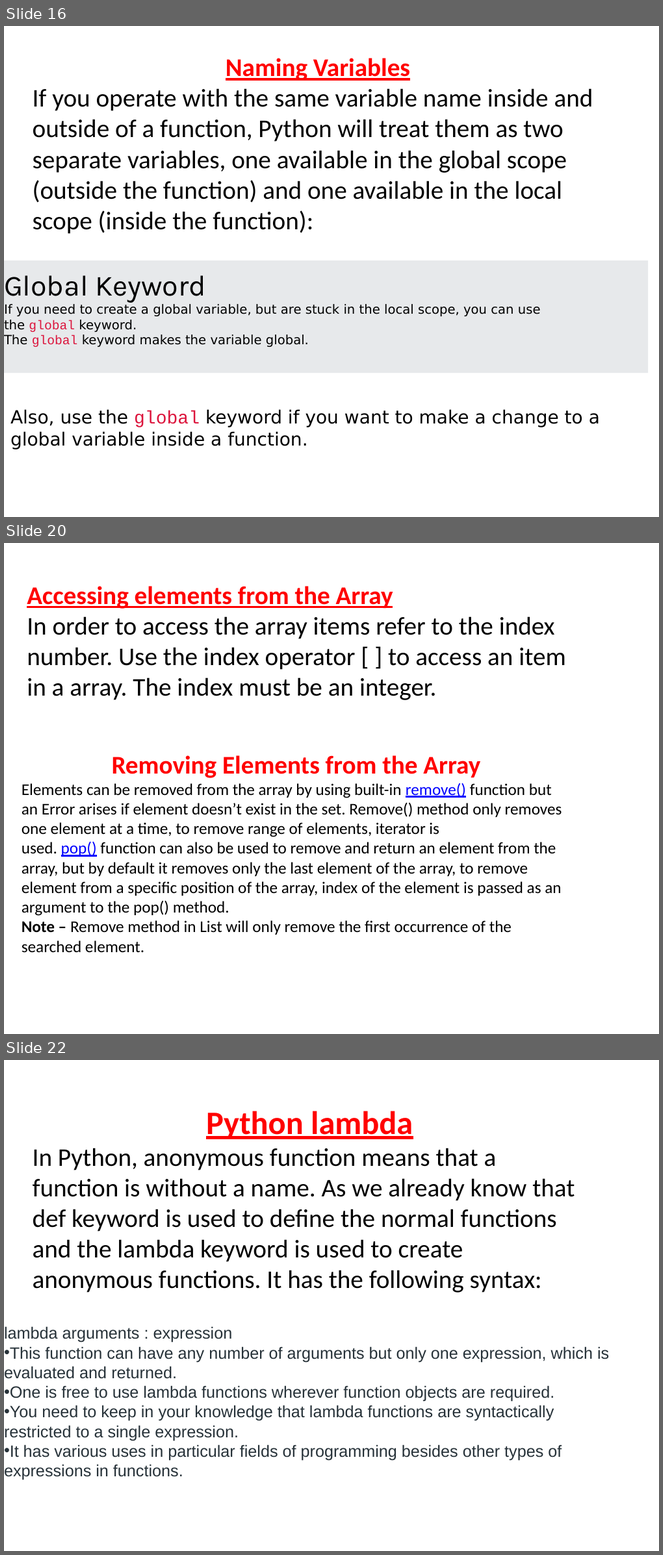
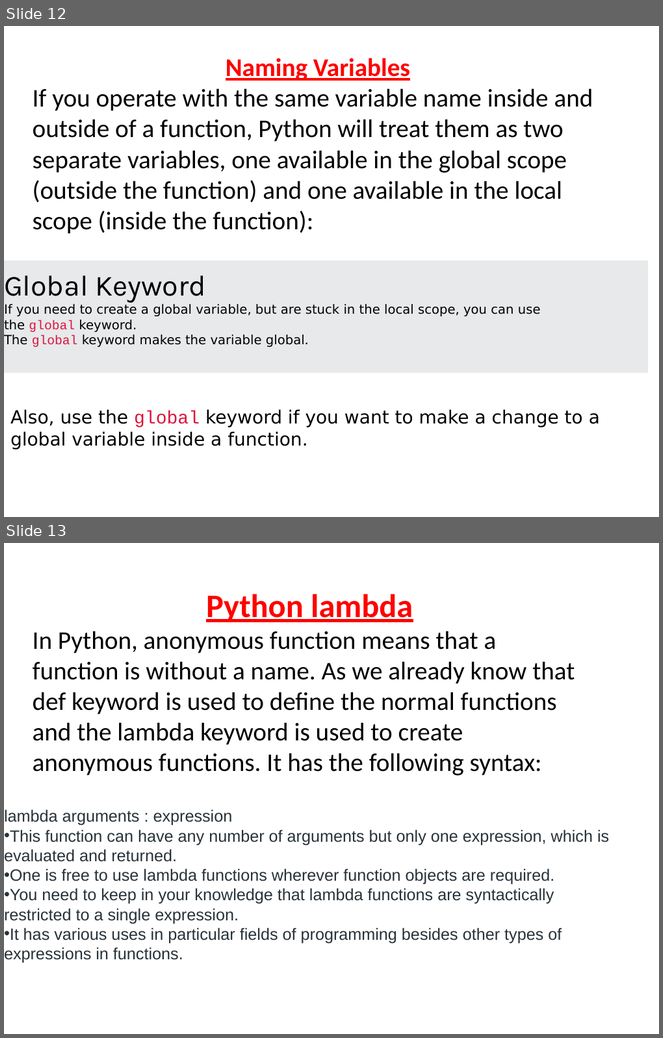
Before and after one commit to Praj-17/Python-Teaching-Slides, a slide deck: UNIT 4 FUNCTIONS.pptx. Shown one above the other, each under a label of ours: slides 16, 20 and 22 before the commit, slides 12 and 13 after it; the slides between them are not shown. The pictures are 663x1555 and 663x1038 pixels, drawn with LibreOffice and Linux fonts; fonts in the diff are those of the drawing. Boxes give left, top, right and bottom in pixels: in the first picture for what was removed or moved away, otherwise in the second. Text is boxed around its words. In the diff, an @@ line names an element or a change of style, - is before the commit and + after.

```diff
--- a/UNIT 4 FUNCTIONS.pptx
+++ b/UNIT 4 FUNCTIONS.pptx
@@ slide 20 removed at <box>4,543,659,1034</box>, background #FFFFFF @@
@@ text removed at <box>27,586,566,700</box> @@
-Accessing elements from the Array
-In order to access the array items refer to the index number. Use the index operator [ ] to access an item in a array. The index must be an integer.
@@ text removed at <box>22,756,562,953</box> @@
-Removing Elements from the Array
-Elements can be removed from the array by using built-in remove() function but an Error arises if element doesn’t exist in the set. Remove() method only removes one element at a time, to remove range of elements, iterator is used. pop() function can also be used to remove and return an element from the array, but by default it removes only the last element of the array, to remove element from a specific position of the array, index of the element is passed as an argument to the pop() method.
-Note – Remove method in List will only remove the first occurrence of the searched element.
@@ what was slide 16 is now slide 12 @@
@@ what was slide 22 is now slide 13 @@
```
Also in this commit, not shown: 2 slides changed, 1 slide added, 9 other slides removed, 10 other files.
